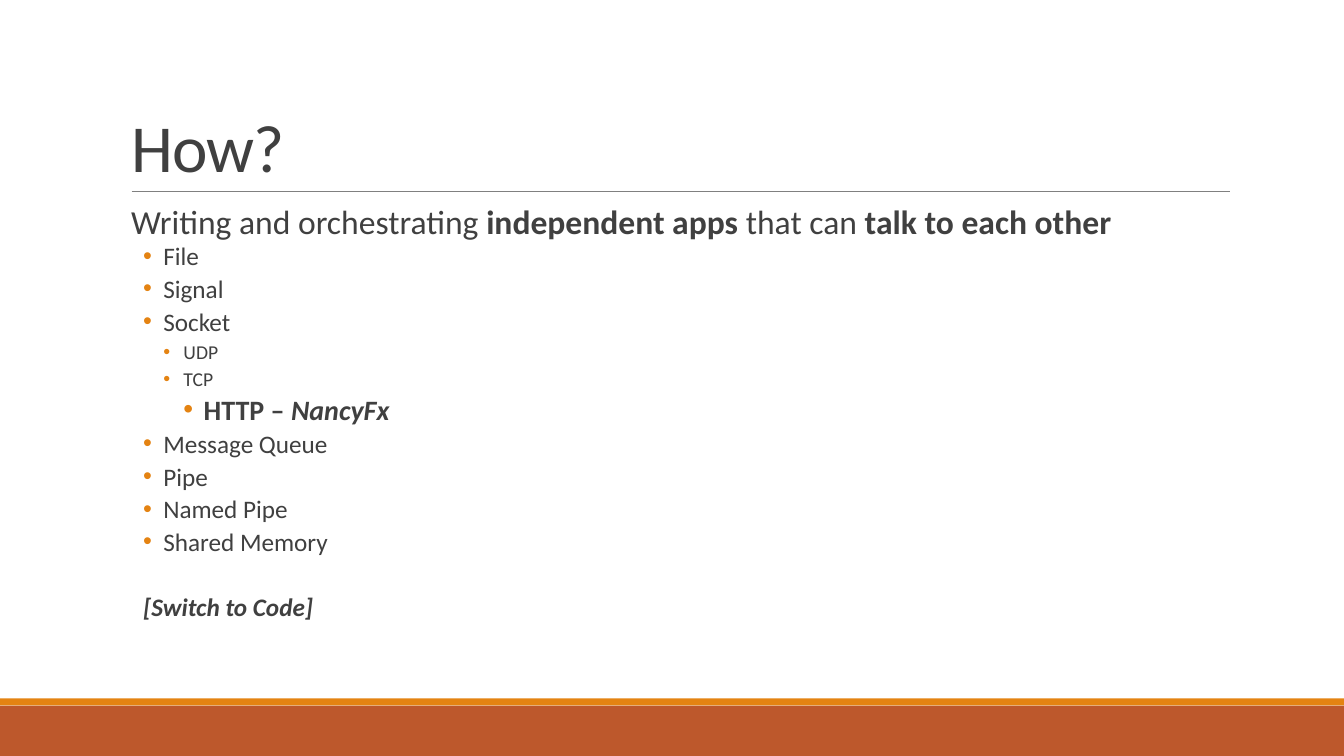
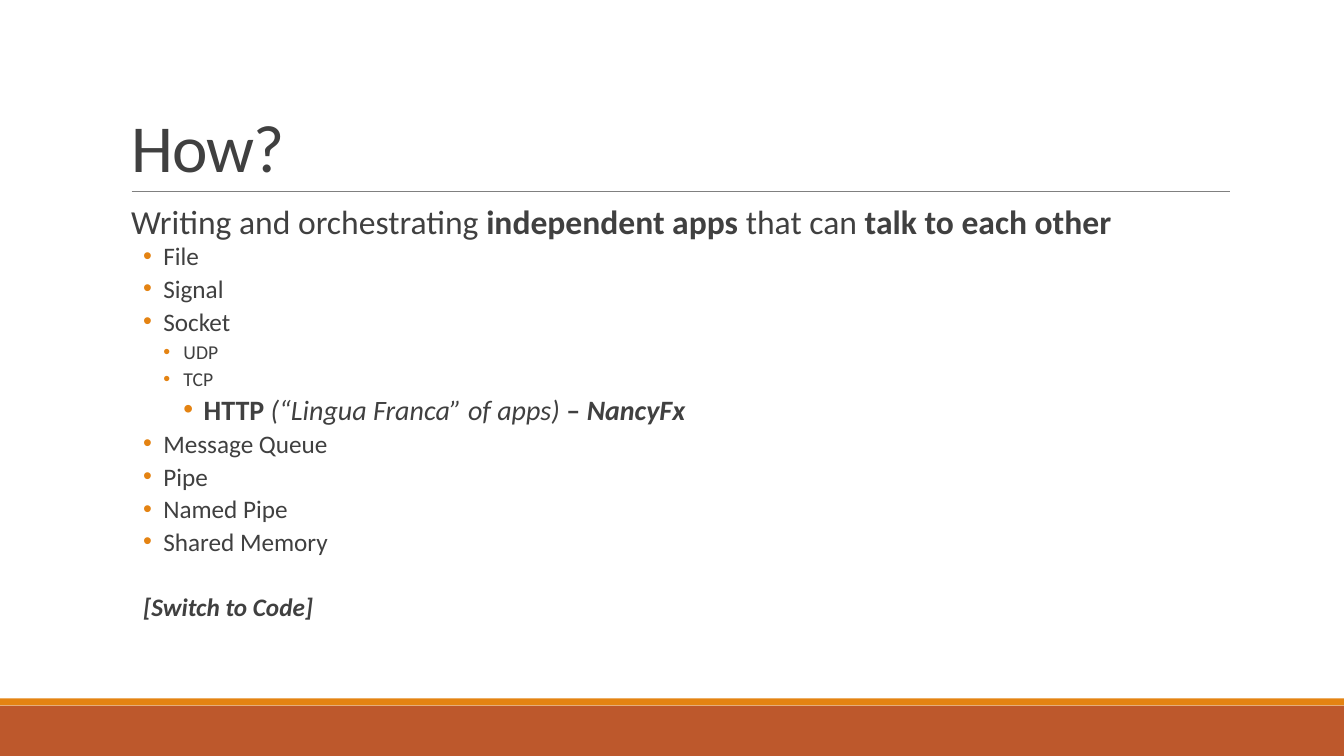
Before and after one commit to hinteadan/microservices-crash-course, a slide deck: slide 4 of Presentation.pptx. Drawn at 1344x756 pixels with LibreOffice and Linux fonts; fonts in the diff are those of the drawing. Boxes give left, top, right and bottom in pixels: in the first picture for what was removed or moved away, otherwise in the second. Text is boxed around its words. In the diff, an @@ line names an element or a change of style, - is before the commit and + after.

Commit message:
Tweak Presentation

```diff
--- a/Presentation.pptx
+++ b/Presentation.pptx
@@ text at box(204, 399, 685, 425): text changed; bold off @@
-      • HTTP – NancyFx
+      • HTTP (“Lingua Franca” of apps) – NancyFx
```
